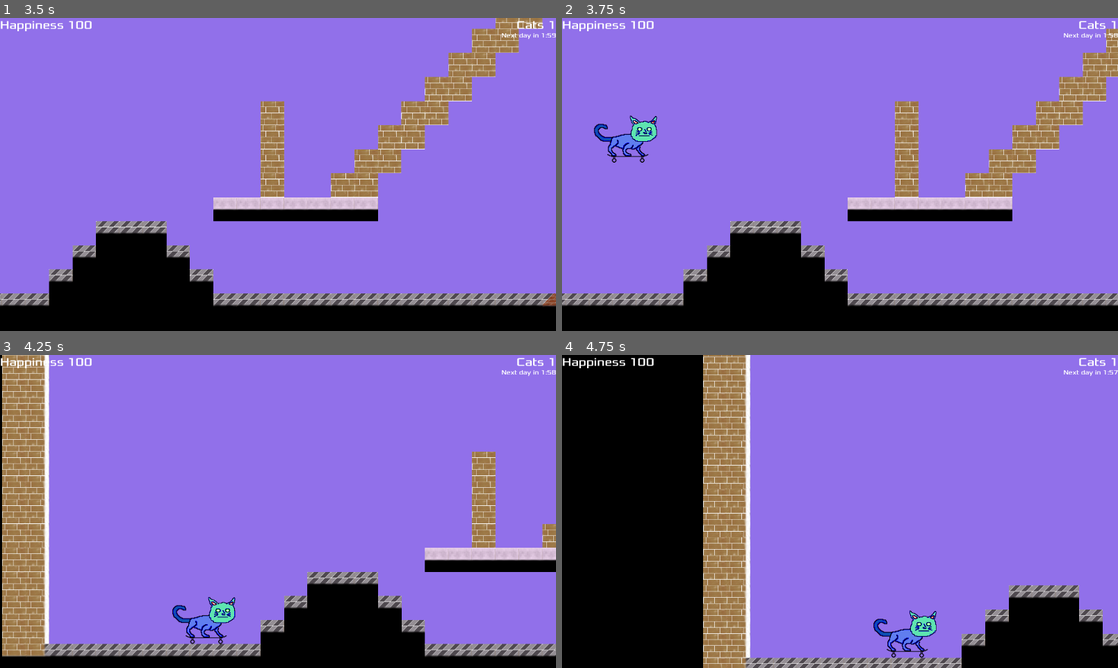
Above: before the commit, frames 1-4 (two rows, left to right).
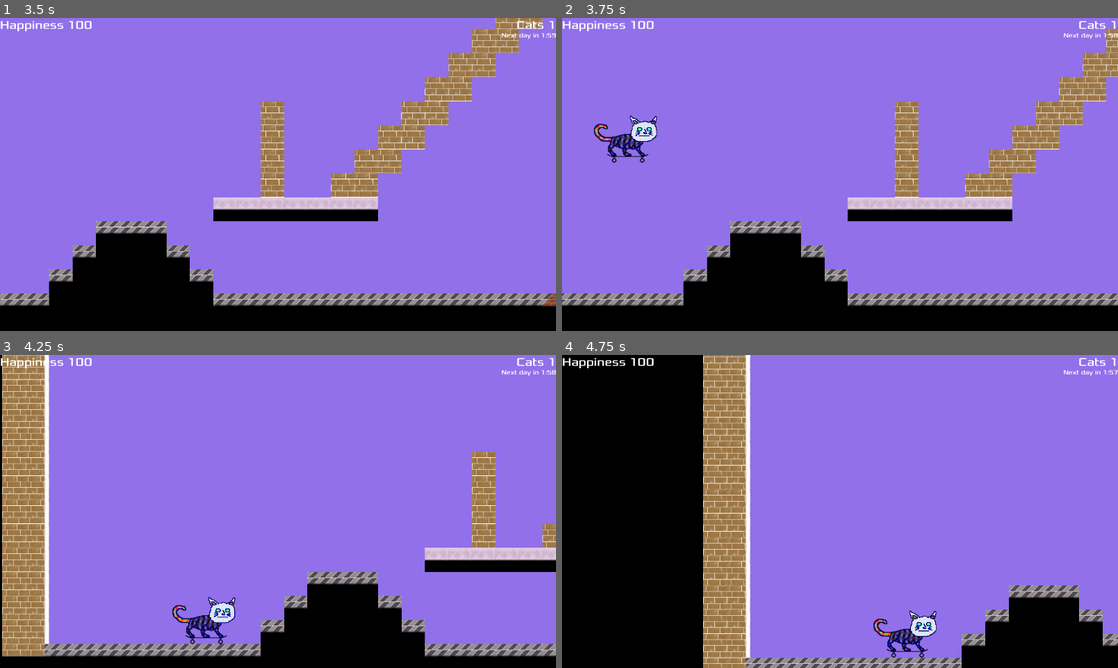
Above: after the commit, the same moments.

Repository: lfatton/UpsiJam22
Game: Godot game, scene res://Main.tscn
The game is run twice, just before and just after one commit, with the same random seed, the same clock (stepped at 60 frames per second) and the same inputs.
Inputs (mouse positions are in pixels of both pictures, inside the frame that each line leads up to):
- Up to frame 1 (3.5 s): click "Play" at 0.5 s; tap Enter at 1.25 s; move the mouse to (250, 237) at 1.27 s; hold D (move_right) 1.28-2.78 s; click (250, 237) at 1.42 s; tap W (move_up) at 1.52, 2.27 s; move the mouse to (444, 221) at 2.02 s; move the mouse to (111, 127) at 2.77 s; hold A (move_left) from 2.78 s (still down)
- Up to frame 2 (3.75 s): keep holding A (move_left); move the mouse to (867, 174) at 3.52 s; click (867, 174) at 3.67 s
- Up to frame 3 (4.25 s): keep holding A (move_left); tap W (move_up) at 3.77 s
- Up to frame 4 (4.75 s): keep holding A (move_left); move the mouse to (756, 433) at 4.27 s; tap W (move_up) at 4.52 s

Frame 1 is identical in both runs. In frame 2, 0.4% of the frame differs, in the area x 5-17%, y 31-44%; in frame 3, 0.4%, in the area x 31-43%, y 77-90%; in frame 4, 0.4%.

Commit message:
add stripes and spots to cats

Diff:
--- a/materials/shaders/Chat.gdshader
+++ b/materials/shaders/Chat.gdshader
@@ -1,13 +1,25 @@
 shader_type canvas_item;
 
 uniform vec4 main_color = vec4(0.0, 0.0, 1.0, 1.0);
+uniform vec4 secondary_color = vec4(0.0, 1.0, 1.0, 1.0);
 uniform vec4 eye_color = vec4(0.0, 1.0, 0.0, 1.0);
 uniform vec4 ear_color = vec4(1.0, 0.0, 0.0, 1.0);
+uniform float seed = 0.0;
+
+float rand(float small, float big, float uniqueness) {
+	return small + (big - small) * fract(sin(dot(vec2(seed, uniqueness), vec2(12.9898, 4.1414))) * 43758.5453);
+}
 
 void fragment() {
 	COLOR = texture(TEXTURE, UV);
-	if (COLOR == vec4(0.0, 0.0, 1.0, 1.0))
-		COLOR = main_color;
+	if (COLOR == vec4(0.0, 0.0, 1.0, 1.0)) {
+		float striping = rand(0.0, 1.0, 2.0);
+		float t =
+			sin(UV.x * rand(35.0, 55.0, 0.0) + sin(UV.y * rand(18, 22.0, 1.0))) * striping  // stripes
+			+ sin(UV.x * rand(40.0, 60.0, 3.0) + sin(UV.y * rand(18.0, 22.0, 4.0))) * sin(UV.y * rand(40.0, 60.0, 5.0) + sin(UV.x * rand(18.0, 22.0, 6.0))) * (1.0 - striping)  // spots
+		;
+		COLOR = t * main_color + (1.0 - t) * secondary_color;
+	}
 	else if (COLOR == vec4(0.0, 1.0, 0.0, 1.0))
 		COLOR = eye_color;
 	else if (COLOR == vec4(1.0, 0.0, 0.0, 1.0))
--- a/scripts/Chat.gd
+++ b/scripts/Chat.gd
@@ -20,8 +20,10 @@
 func make_material():
 	var new_material = get_material().duplicate()
 	new_material.set_shader_parameter("main_color", Vector4(randf(), randf(), randf(), 1.0))
+	new_material.set_shader_parameter("secondary_color", Vector4(randf(), randf(), randf(), 1.0))
 	new_material.set_shader_parameter("eye_color", Vector4(randf(), randf(), randf(), 1.0))
 	new_material.set_shader_parameter("ear_color", Vector4(randf(), randf(), randf(), 1.0))
+	new_material.set_shader_parameter("seed", randf())
 	return new_material
 
 
